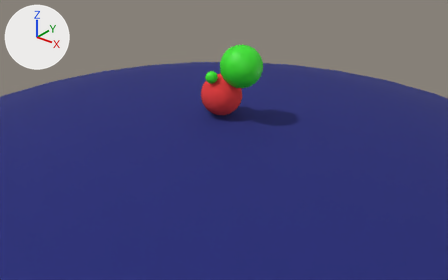
The FBX model Ray-Tracer/scenes/Basic.fbx as it was, and as the next commit left it.
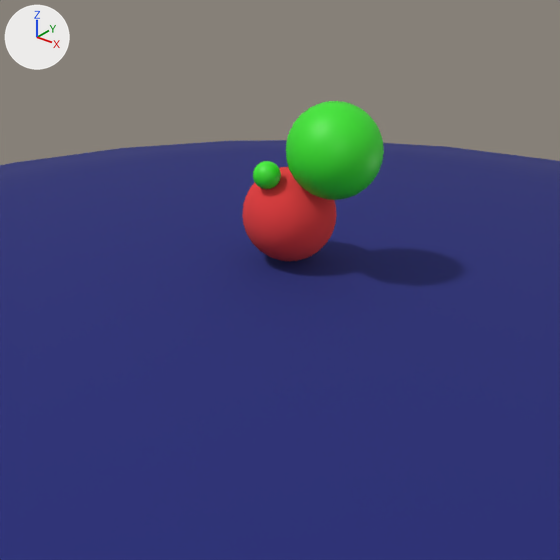
There are two pictures of each version: one from a 50 mm camera at (17.47, -21.65, 12.04) aimed at (1.14, -1.23, -0.61), one close up on the part from 21% to 76% of the width and 0% to 88% of the height. The axes (+X, +Y, +Z) are drawn at upper left. The lights are the same throughout. Where no turn or scale is listed for an object, it has been applied to the vertices.

Script lines for the objects in view, before the commit:
```python
me_sphere = bpy.data.meshes.new('Sphere')
me_sphere.from_pydata(...)  # a UV sphere (32 segments, 16 rings, poles along z) spanning x -1.0..1.0, y -1.0..1.0, z -1.0..1.0
me_sphere.materials.append(mat_red)  # red #e73b3c
me_sphere_001 = bpy.data.meshes.new('Sphere.001')
me_sphere_001.from_pydata(...)  # a UV sphere (32 segments, 16 rings, poles along z) spanning x -50.0..50.0, y -50.0..50.0, z -50.0..50.0
me_sphere_001.materials.append(mat_blue)  # dark blue #212877
me_sphere_002 = bpy.data.meshes.new('Sphere.002')
me_sphere_002.from_pydata(...)  # a UV sphere (32 segments, 16 rings, poles along z) spanning x -1.0..1.0, y -1.0..1.0, z -1.0..1.0
me_sphere_002.materials.append(mat_green)  # green #39e729
ob_sphere = bpy.data.objects.new('Sphere', me_sphere)
ob_sphere.location = (0.0, 0.0, 1.0)
ob_sphere_001 = bpy.data.objects.new('Sphere.001', me_sphere_001)
ob_sphere_001.location = (0.0, 0.0, -50.0)
ob_sphere_002 = bpy.data.objects.new('Sphere.002', me_sphere_002)
ob_sphere_002.location = (1.04, 0.18, 2.59)
```
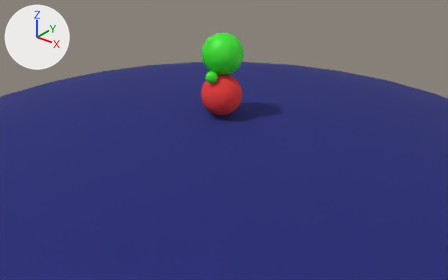
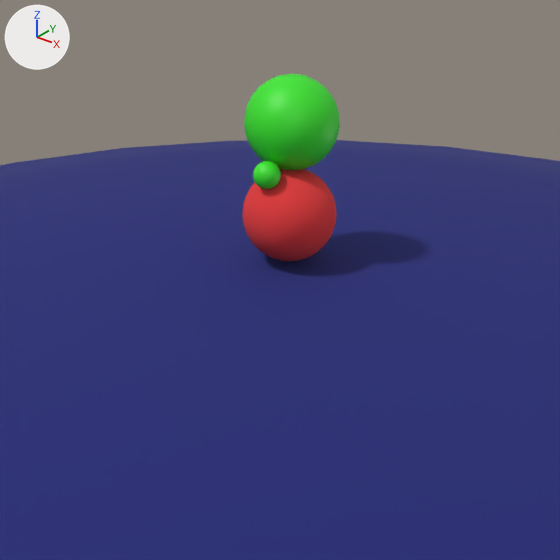
Pixel boxes (x1, y1, x2, y2) of what changed, in the close-ups (560 x 560 px):
```json
{"object": "Sphere.002", "change": "moved", "before": [286, 101, 384, 200], "after": [244, 74, 340, 170]}
```

Edits to the scene script, one JSON object a line:
```json
{"op": "set", "path": "ob_sphere_002.location", "old": "(1.04, 0.18, 2.59)", "new": "(-0.21, 0.35, 2.89)"}
```
